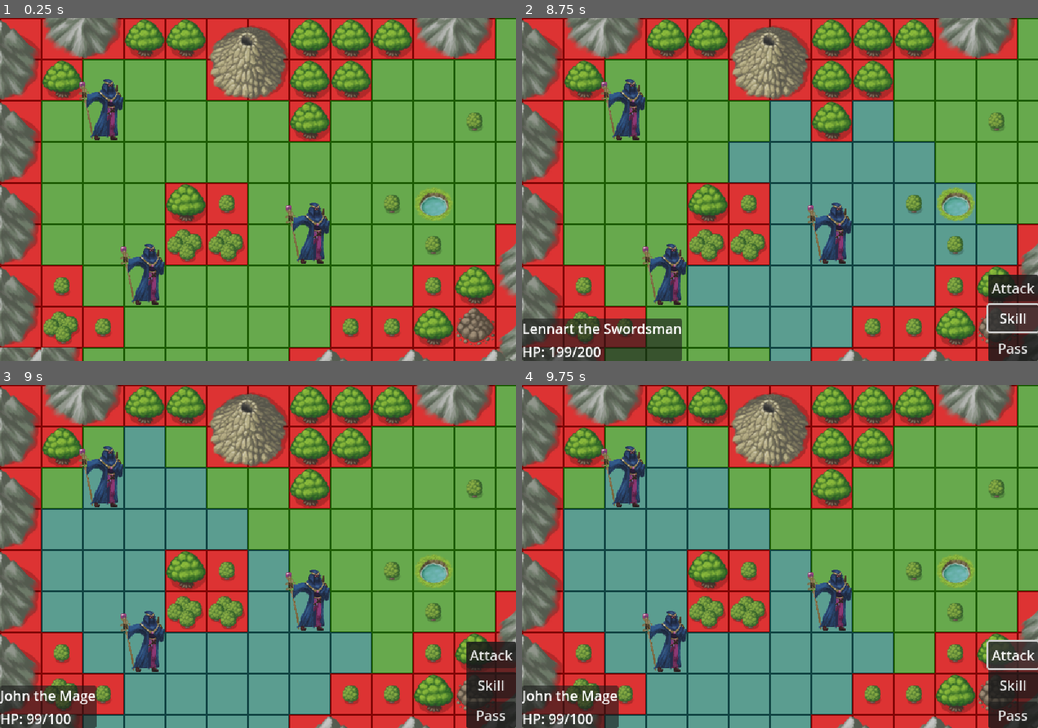
Above: before the commit, frames 1-4 (two rows, left to right).
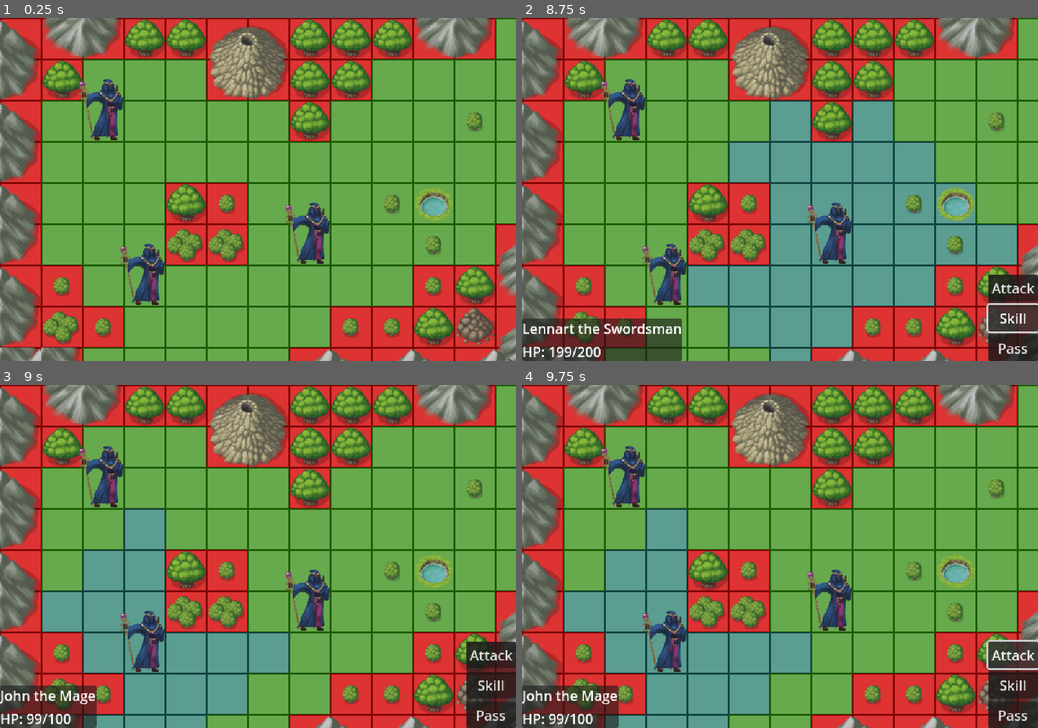
Above: after the commit, the same moments.

Repository: julKara/Defeat_the_Demonlord
Game: Godot game, scene res://world.tscn
Same seed, same stepped clock (60 frames per second), same inputs: the game is played once before the commit and once after it.
Inputs (mouse positions are in pixels of both pictures, inside the frame that each line leads up to):
- Up to frame 1 (0.25 s): no input
- Up to frame 2 (8.75 s): tap Enter at 0.5, 2, 3.5 s; move the mouse to (893, 172) at 0.52 s; press the mouse at (893, 172) at 0.53 s; tap Space at 1.25, 2.75, 4.25 s; move the mouse to (676, 206) at 1.27 s; release the mouse at (676, 206) at 1.28 s; click (676, 206) at 1.35 s; move the mouse to (831, 114) at 2.02 s; press the mouse at (831, 114) at 2.03 s; move the mouse to (754, 258) at 2.77 s; release the mouse at (754, 258) at 2.78 s; click (754, 258) at 2.85 s; move the mouse to (934, 240) at 3.52 s; press the mouse at (934, 240) at 3.53 s; move the mouse to (625, 138) at 4.27 s; release the mouse at (625, 138) at 4.28 s; click (625, 138) at 4.35 s; click "Attack" at 5 s; click "Skill" at 5.75 s; click "Pass" at 6.5 s; click "Attack" at 7.25 s; click "Skill" at 8 s
- Up to frame 3 (9 s): click "Pass" at 8.75 s
- Up to frame 4 (9.75 s): click "Attack" at 9.5 s

Frames 1-2 are identical in both runs. In frame 3, 15% of the frame differs, in the area x 8-72%, y 12-100%; in frame 4, 15%.

Commit message:
Initialize stats in Actor + Bugs in README

Diff:
--- a/characters/knight.tres
+++ b/characters/knight.tres
@@ -14,5 +14,6 @@
 mag_defense = 20
 crit_chance = 5
 level = 1
-mobility = 3
+mobility = 4
+speed = 4.0
 metadata/_custom_type_script = "uid://dfeqtmcp7uacl"
--- a/characters/mage.tres
+++ b/characters/mage.tres
@@ -15,4 +15,5 @@
 crit_chance = 15
 level = 1
 mobility = 3
+speed = 3.0
 metadata/_custom_type_script = "uid://dfeqtmcp7uacl"
--- a/src/Units/CharacterStats.gd
+++ b/src/Units/CharacterStats.gd
@@ -15,6 +15,7 @@
 @export var crit_chance : int
 @export var level : int
 @export var mobility : int	# How many blocks a unit can move
+@export var speed: float	# How fast each unit moves/attack??
 
 # List of all stats that can be modified
 const MODIFIABLE_STATS = [
--- a/src/Units/actor.gd
+++ b/src/Units/actor.gd
@@ -25,11 +25,14 @@
 var selected: bool = false
 var start_position: Vector2i
 
-@export var move_speed: float = 3.0
-@export var mobility: int = 3
+@export var move_speed: float = 3.0	# 3.0 is considered default speed
+var mobility: int = 3	# 3 is considered default mobility
 
 # Sets up AstarGrid for pathfinding, walkable tiles and sets friendly/enemy color/name
 func _ready() -> void:
+
+	# Intialize all stat-variables through the CharacterStats resource
+	_set_stat_variables()
 
 	# Create an A* grid that will be used for pathfinding
 	astar_grid = AStarGrid2D.new()
@@ -63,8 +66,13 @@
 				astar_grid.set_point_solid(tile_position)
 	# Set friendly/enemy
 	is_friendly = is_friendly
+
+# Intialize all stat-variables through the CharacterStats resource (NEW from Julia)
+func _set_stat_variables():
+	mobility = stats.mobility
+	move_speed = stats.speed
+
 # Sets color based on bool (friendly/enemy) - may change to like healthbar or something else than collisionshape
-
 @export var is_friendly: bool = false :
 	set(value):
 		is_friendly = value
--- a/world.tscn
+++ b/world.tscn
@@ -204,13 +204,11 @@
 [node name="playble_Unit2" parent="TileMapLayer/Actors" instance=ExtResource("1_f3sb7")]
 position = Vector2(360, 264)
 stats = ExtResource("5_dwbse")
-mobility = 4
 is_friendly = true
 
 [node name="enemy_unit" parent="TileMapLayer/Actors" instance=ExtResource("1_f3sb7")]
 position = Vector2(168, 312)
 stats = ExtResource("4_036b0")
-mobility = 5
 
 [node name="GUI" type="CanvasLayer" parent="."]
 script = SubResource("GDScript_wse8f")
Not shown, changed: README.md
